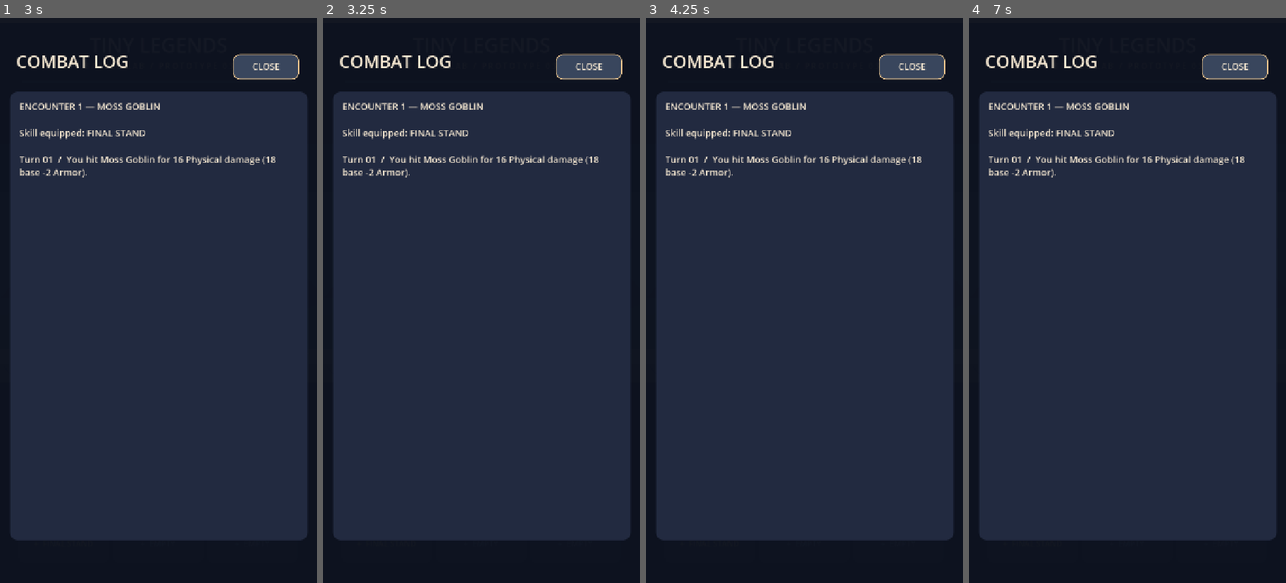
Above: before the commit, frames 1-4 (left to right).
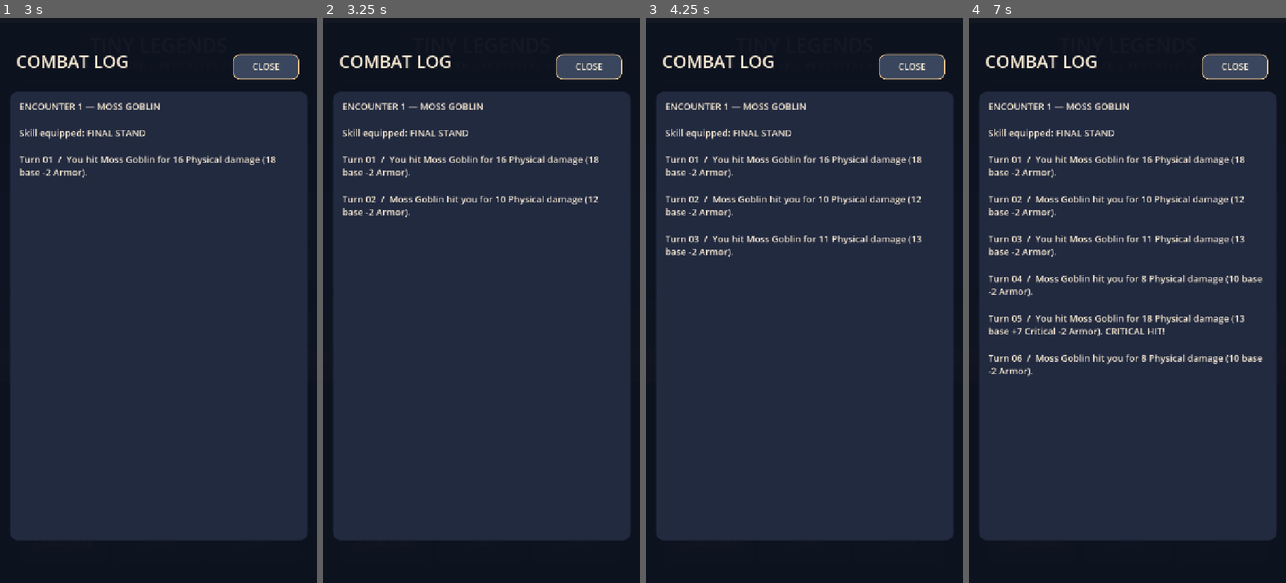
Above: after the commit, the same moments.

Repository: lymmers/Vidja-game
Game: Godot game, scene res://scenes/battle_screen.tscn
Same seed, same stepped clock (60 frames per second), same inputs: the game is played once before the commit and once after it.
Inputs:
- Up to frame 1 (3 s): click "COMBAT LOG" at 0.5 s; click "+ FINAL STAND Once per encoun…" at 1.25 s; click "COMBAT LOG" at 2 s; click "COMBAT LOG" at 2.75 s
- Up to frame 2 (3.25 s): no input
- Up to frame 3 (4.25 s): tap Enter at 3.5 s
- Up to frame 4 (7 s): tap Space at 5.75 s; tap Enter at 6.5 s

Frame 1 is identical in both runs. In frame 2, 0.6% of the frame differs, in the area x 6-87%, y 31-36%; in frame 3, 1.2%; in frame 4, 3.6%, in the area x 6-93%, y 31-64%.
Error before the commit: Invalid access to property or key 'final_stand' on a base object of type 'Dictionary'. (res://scripts/battle_screen.gd:302)

Commit message:
refactor: consume generic effect events and document new interfaces

Diff:
--- a/scripts/battle_screen.gd
+++ b/scripts/battle_screen.gd
@@ -299,7 +299,7 @@
 				await stage.animate_attack(str(action["attacker"]))
 			if this_run != run_id:
 				return
-			if bool(action["final_stand"]):
+			if not action.get("triggered_effects", []).is_empty():
 				await get_tree().create_timer(presentation_clock.wait_seconds(0.42)).timeout
 		_update_health()
 		await get_tree().create_timer(presentation_clock.wait_seconds(0.42)).timeout
